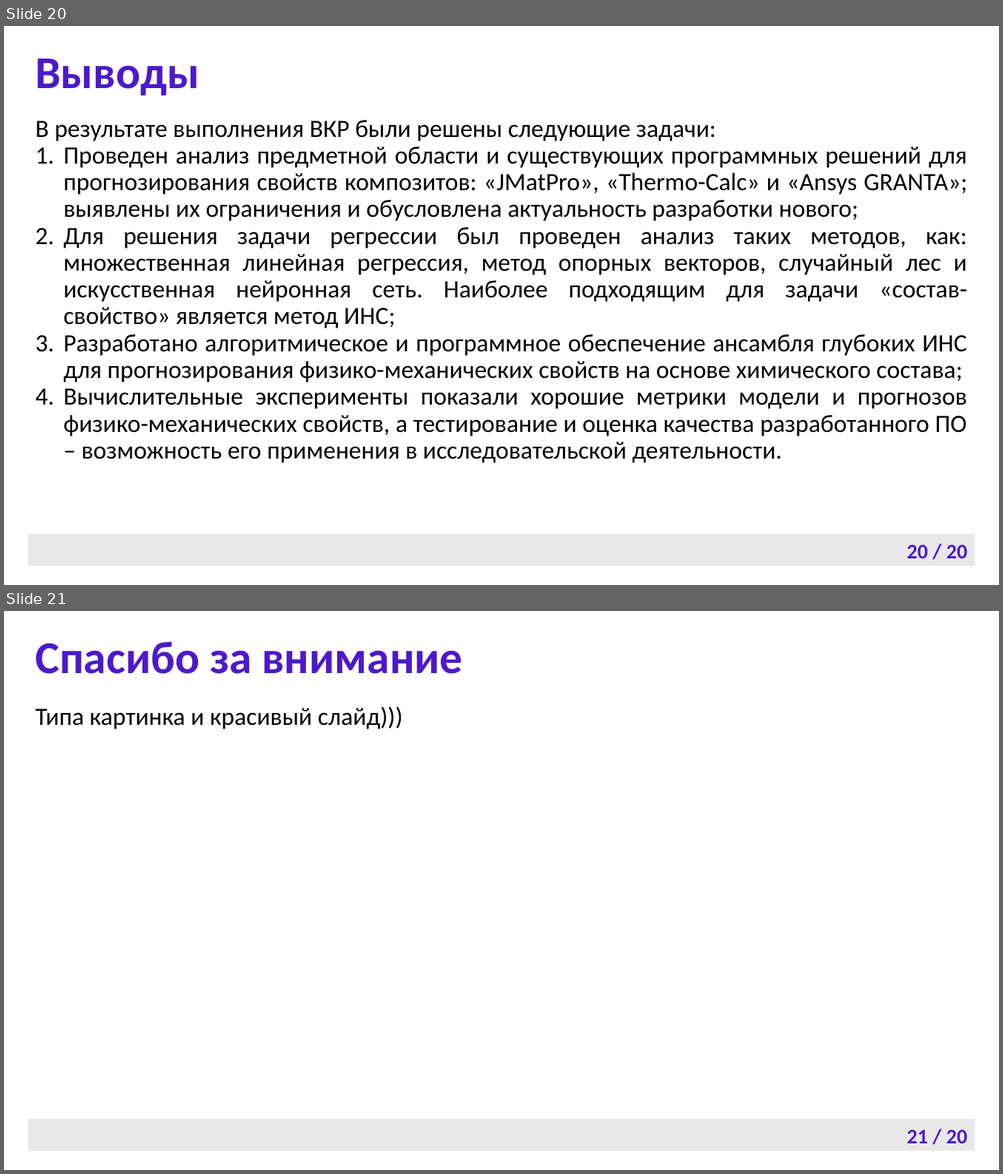
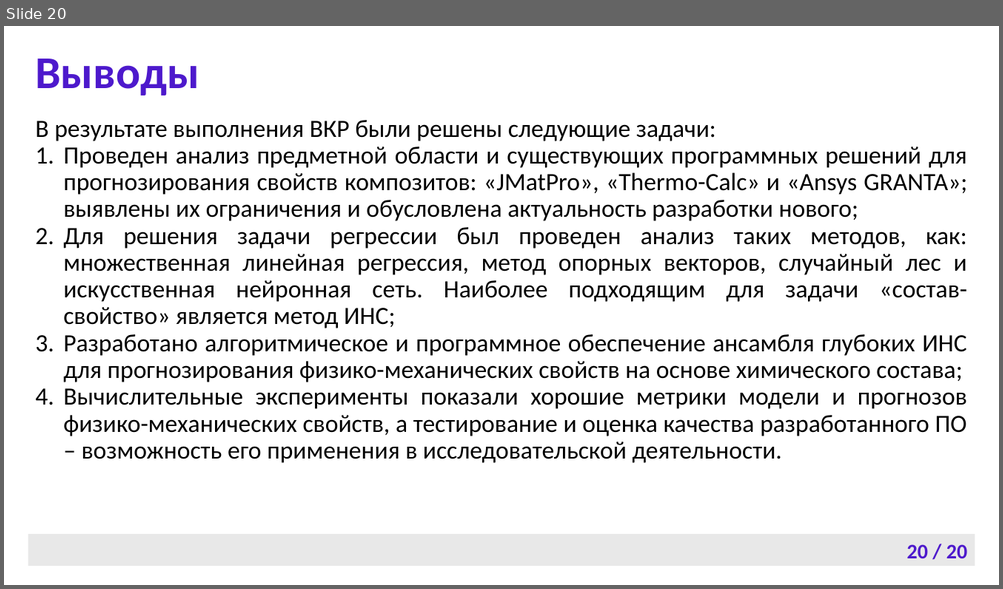
Before and after one commit to Cyber-Limon/Final_qualifying_work___Diploma, a slide deck: ВКР, отчет/ВКР, презентация/ВКР, презентация (слайды).pptx. Shown one above the other, each under a label of ours: slides 20 and 21 before the commit, slide 20 after it. The pictures are 1003x1174 and 1003x589 pixels, drawn with LibreOffice and Linux fonts; fonts in the diff are those of the drawing; background and template pictures are left out. Boxes give left, top, right and bottom in pixels: in the first picture for what was removed or moved away, otherwise in the second. Text is boxed around its words. In the diff, an @@ line names an element or a change of style, - is before the commit and + after.

```diff
--- a/ВКР, отчет/ВКР, презентация/ВКР, презентация (слайды).pptx
+++ b/ВКР, отчет/ВКР, презентация/ВКР, презентация (слайды).pptx
@@ slide 21 removed at (x1=4, y1=611, x2=999, y2=1170), background #FFFFFF; not listed: 1 template element that a slide beside it also shows @@
@@ text removed at (x1=35, y1=641, x2=463, y2=674) @@
-Спасибо за внимание
@@ subtitle removed at (x1=35, y1=706, x2=403, y2=729) @@
-Типа картинка и красивый слайд)))
@@ page number removed at (x1=907, y1=1130, x2=967, y2=1144) @@
-21 / 20
```
Also in this commit, not shown: 1 slide added, 1 other slide removed, 1 other file.
